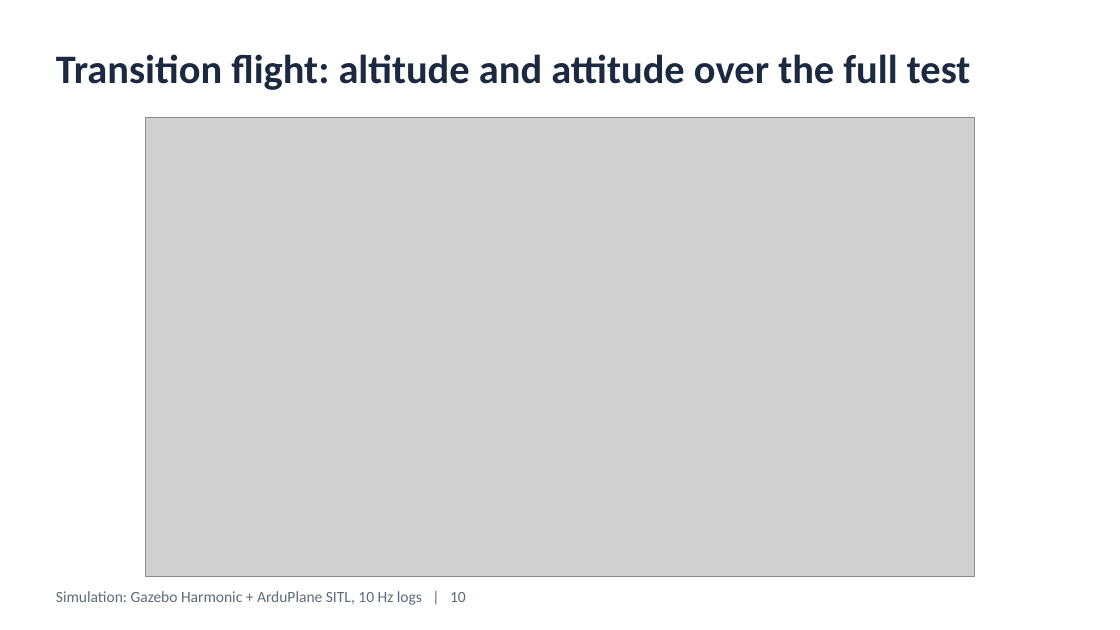
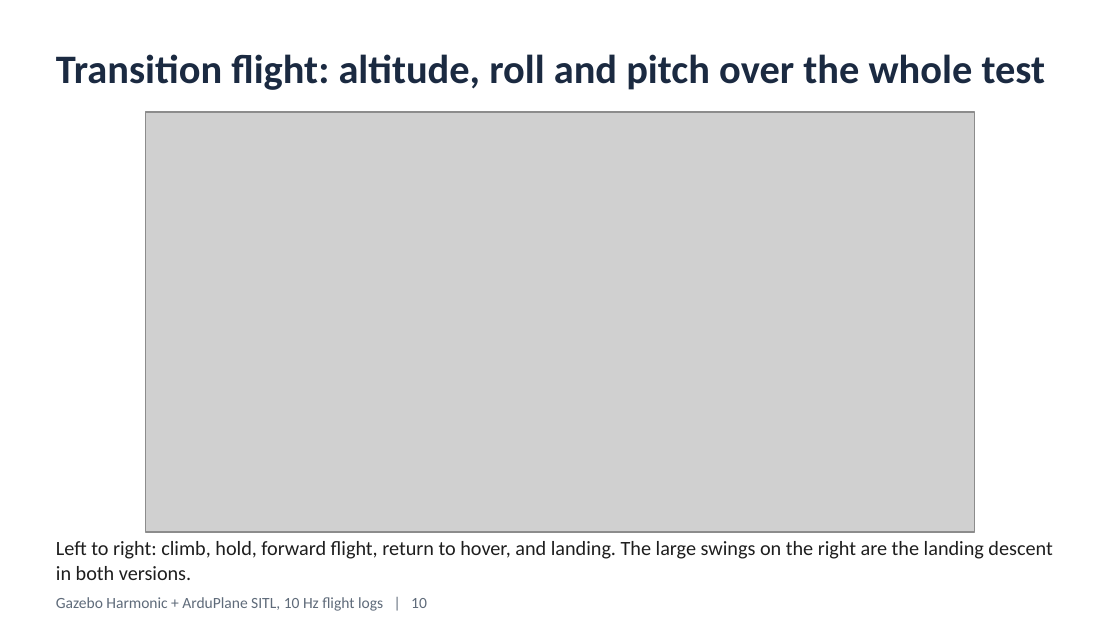
Before and after one commit to nimit0506/StallionAutomation, a slide deck: slide 11 of docs/Stallion_V2_Pod_vs_NoPod_Flight_Dynamics.pptx (slide 10 before the commit). Drawn at 1120x630 pixels with LibreOffice and Linux fonts; fonts in the diff are those of the drawing; grey boxes stand for pictures. Boxes give left, top, right and bottom in pixels: in the first picture for what was removed or moved away, otherwise in the second. Text is boxed around its words. In the diff, an @@ line names an element or a change of style, - is before the commit and + after.

```diff
--- a/docs/Stallion_V2_Pod_vs_NoPod_Flight_Dynamics.pptx
+++ b/docs/Stallion_V2_Pod_vs_NoPod_Flight_Dynamics.pptx
@@ text at [56,54,1046,90]: text changed @@
-Transition flight: altitude and attitude over the full test
+Transition flight: altitude, roll and pitch over the whole test
@@ picture: place and size @@
-picture at [146,118,974,577]
+picture at [146,112,974,532]
@@ text added at [56,541,1052,580], 13 pt, text #1E1E1E @@
+Left to right: climb, hold, forward flight, return to hover, and landing. The large swings on the right are the landing descent in both versions.
@@ text at [56,597,427,611]: text changed @@
-Simulation: Gazebo Harmonic + ArduPlane SITL, 10 Hz logs | 10
+Gazebo Harmonic + ArduPlane SITL, 10 Hz flight logs | 10
```
Also in this commit, not shown: 11 other slides changed, 3 slides added, 2 slides removed, 1 other file.
